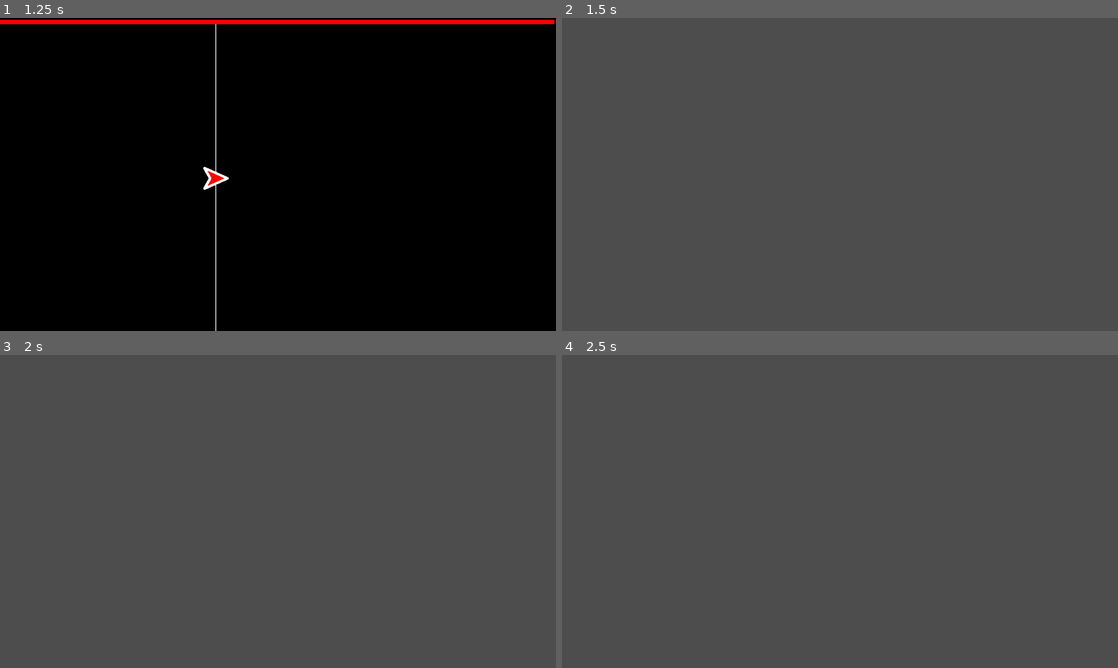
Above: before the commit, frames 1-4 (two rows, left to right).
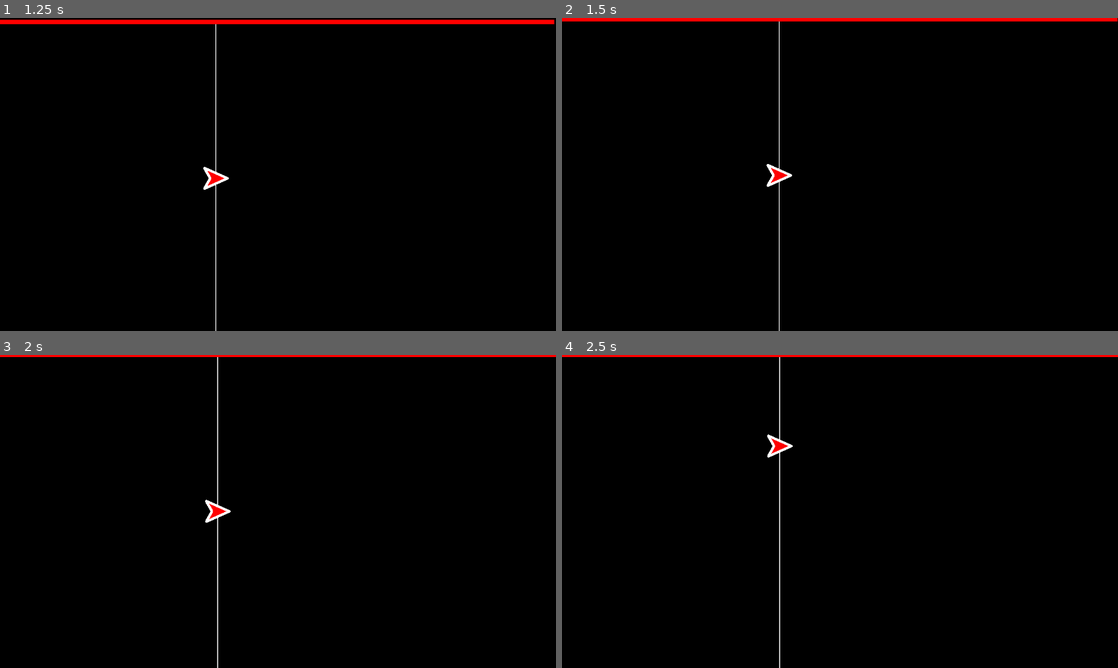
Above: after the commit, the same moments.

Repository: Marcus5408/wavform
Game: Godot game, scene res://main.tscn
Two runs of this game, one before a commit and one after it. Both use one fixed random seed, a clock stepped at 60 frames per second and the inputs below. Sound files missing from this copy of the repository are replaced by a short silence.
Inputs (mouse positions are in pixels of both pictures, inside the frame that each line leads up to):
- Up to frame 1 (1.25 s): click (278, 246) at 0.5 s
- Up to frame 2 (1.5 s): click (840, 249) at 1.25 s
- Up to frame 3 (2 s): no input
- Up to frame 4 (2.5 s): tap Enter at 2 s; hold W (move_up) from 2.03 s (still down)

Frame 1 is identical in both runs. In frame 2, 100% of the frame differs, in the area x 0-100%, y 0-100%; in frame 3, 100%; in frame 4, 100%.

Commit message:
fix: scenetree nukes itself

Diff:
--- a/game/camera.gd
+++ b/game/camera.gd
@@ -5,13 +5,6 @@
 const disturbance: float = 5.0
 const BASS_THRESHOLD: float = 0.45
 var rng := RandomNumberGenerator.new()
-
-# Ensures camera resets when entering the game scene
-func _enter_tree() -> void:
-    var viewport_size: Vector2 = get_viewport_rect().size
-    middle = Vector2(viewport_size.x / 2, viewport_size.y / 2)
-    self.position = Vector2(middle.x, middle.y)
-    self.offset = Vector2(0, 0)
 
 
 func _ready() -> void:
--- a/play_button.gd
+++ b/play_button.gd
@@ -8,6 +8,3 @@
 	var tween = get_tree().create_tween()
 	tween.tween_property(game_instance, "position:x", 0, 0.7).set_trans(Tween.TRANS_SINE).set_ease(Tween.EASE_OUT)
 	tween.tween_callback(Callable(self, "_remove_menu"))
-
-func _remove_menu():
-	get_tree().current_scene.queue_free()
Not shown, added: logodesign.png.import
